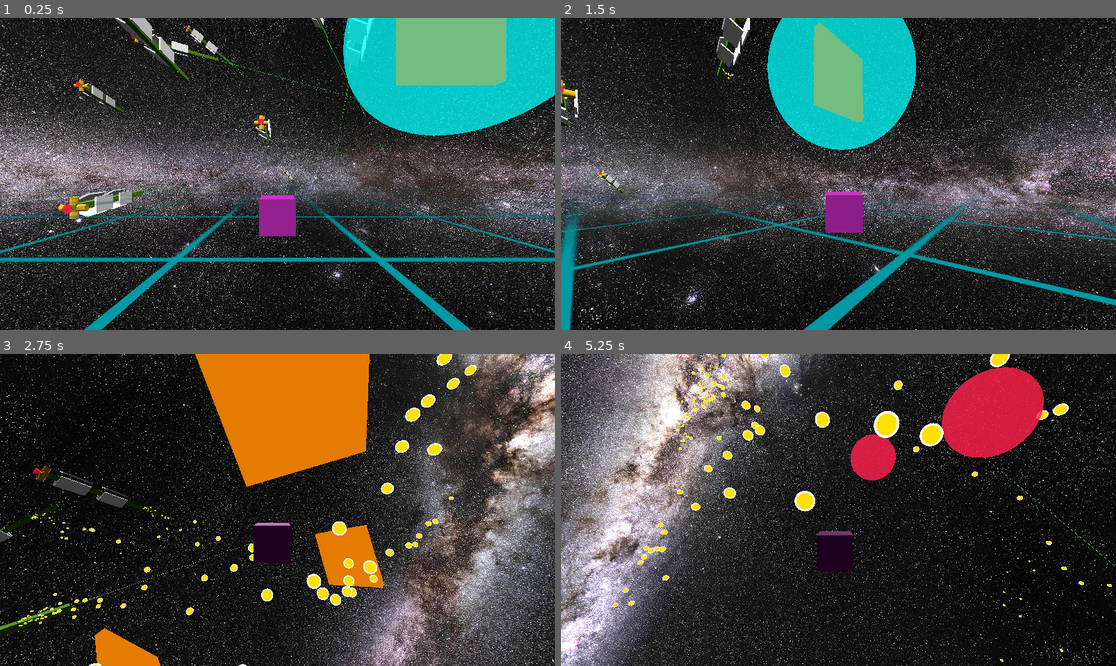
Above: before the commit, frames 1-4 (two rows, left to right).
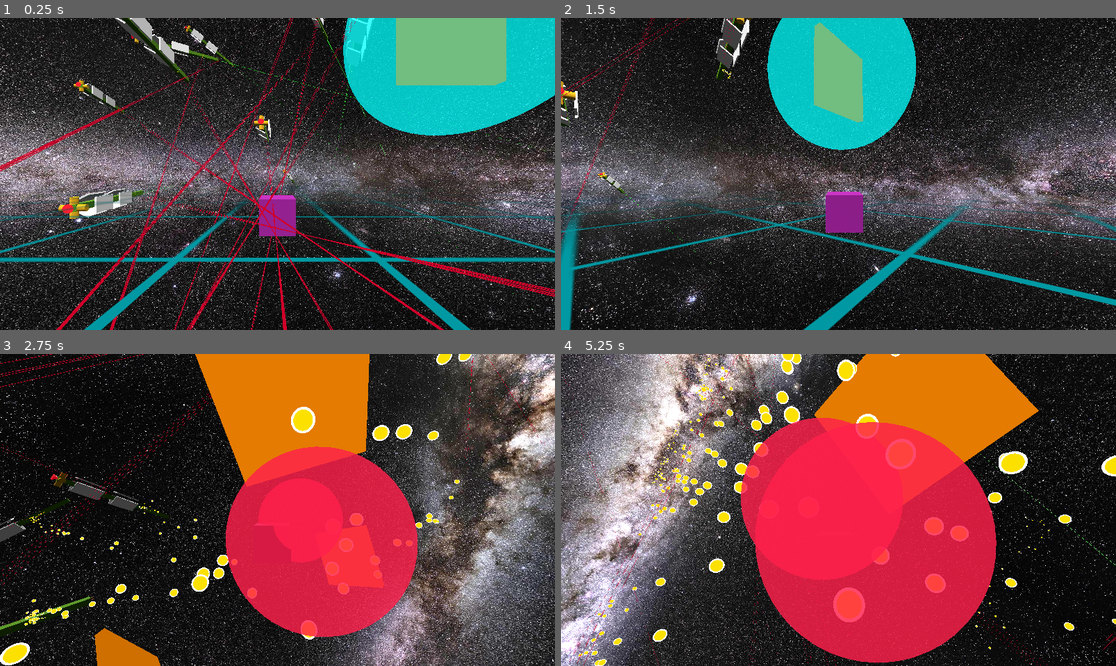
Above: after the commit, the same moments.

Repository: david-andrew/Aberration
Game: Godot game, scene res://world.tscn
Same seed, same stepped clock (60 frames per second), same inputs: the game is played once before the commit and once after it.
Inputs:
- Up to frame 1 (0.25 s): no input
- Up to frame 2 (1.5 s): hold Right (right) 0.53-1.28 s; hold A (a) 0.53-1.28 s; tap D (d) at 0.8, 1.35 s; hold Down (down) from 1.28 s (still down)
- Up to frame 3 (2.75 s): tap E (e) at 1.55 s; release Down (down) at 2.03 s; hold Right (right) from 2.03 s (still down); hold E (e) from 2.03 s (still down); tap Q (q) at 2.3 s
- Up to frame 4 (5.25 s): release Right (right) at 2.78 s; release E (e) at 2.78 s; hold Up (up) 2.78-3.53 s; tap Q (q) at 2.85 s; tap S (s) at 3.05 s; hold S (s) 3.53-4.28 s; hold Left (left) 3.53-5.03 s; tap W (w) at 3.8, 4.35 s; tap A (a) at 4.55 s; hold Down (down) from 5.03 s (still down); hold A (a) from 5.03 s (still down)

The runs differ from the first frame. In frame 1, 2.8% of the frame differs, in the area x 0-100%, y 0-100%; in frame 2, 0.5%; in frame 3, 20%; in frame 4, 41%.

Commit message:
made cannon target leading able to handle relative velocities between player and ships

Diff:
--- a/scenes/ThrustModule.gd
+++ b/scenes/ThrustModule.gd
@@ -4,7 +4,7 @@
 
 @export var TRANSLATION_STRENGTH:float = 500
 @export var ROTATION_STRENGTH:float = 2
-@export var THRUST_MULTIPLIER:float = 5
+@export var THRUST_STRENGTH:float = 2500
 
 var original_parent:RigidBody3D
 
@@ -26,4 +26,4 @@
 func thrust_forward(strength:float=1.0):
 	if get_parent() != original_parent:
 		return
-	original_parent.apply_central_force(strength * THRUST_MULTIPLIER * Vector3.FORWARD)
+	original_parent.apply_central_force(original_parent.basis *  Vector3.FORWARD * strength * THRUST_STRENGTH)
--- a/scenes/cannon_module.tscn
+++ b/scenes/cannon_module.tscn
@@ -55,6 +55,5 @@
 
 [node name="TargetSight" type="MeshInstance3D" parent="."]
 transform = Transform3D(1, 0, 0, 0, -4.37114e-08, -1, 0, 1, -4.37114e-08, 0, 0, -250)
-visible = false
 mesh = SubResource("CylinderMesh_kcksl")
 skeleton = NodePath("")
--- a/scripts/ShipCore.gd
+++ b/scripts/ShipCore.gd
@@ -29,10 +29,13 @@
 func _physics_process(delta):
 	if not is_instance_valid(player):
 		return
+
+	if not is_instance_valid(thrusters):
+		return
 	#thrusters.translate_towards(player.global_position)
 	#thrusters.point_towards(player.global_position)
-	#thrusters.thrust_forward(1.0)
-	apply_central_force(basis * Vector3.FORWARD * 1000)
+	thrusters.thrust_forward(1.0)
+	#apply_central_force(basis * Vector3.FORWARD * 1000)
 	pass
 
 
--- a/scripts/cannon_module.gd
+++ b/scripts/cannon_module.gd
@@ -65,7 +65,7 @@
 	target = best_target
 
 func score_target(target:RigidBody3D) -> float:
-	var expected_position = HelperFunctions.compute_expected_target_position(global_position, BULLET_INITIAL_SPEED, target.global_position, target.linear_velocity)
+	var expected_position = HelperFunctions.compute_expected_target_position(global_position, linear_velocity, BULLET_INITIAL_SPEED, target.global_position, target.linear_velocity)
 	var local_pos = original_transform * expected_position
 
 	if local_pos.dot(Vector3.FORWARD) < 0.25: #can't even point at this target
@@ -81,7 +81,7 @@
 	if not target:
 		return
 
-	var expected_position = HelperFunctions.compute_expected_target_position(global_position, BULLET_INITIAL_SPEED, target.global_position, target.linear_velocity)
+	var expected_position = HelperFunctions.compute_expected_target_position(global_position, linear_velocity, BULLET_INITIAL_SPEED, target.global_position, target.linear_velocity)
 	#look_at(target.global_position, Vector3.UP)
 	look_at(expected_position, Vector3.UP)
 
--- a/scripts/helper_functions.gd
+++ b/scripts/helper_functions.gd
@@ -1,20 +1,14 @@
 extends Node
 
-func compute_expected_target_position(source_pos: Vector3, shot_speed: float, target_pos:Vector3, target_vel:Vector3) -> Vector3:
+func compute_expected_target_position(source_pos: Vector3, source_vel: Vector3, shot_speed: float, target_pos:Vector3, target_vel:Vector3) -> Vector3:
 	#returns current target position if a solution cannot be calculated
 
 	var relative_pos = target_pos - source_pos
-
-	#DEBUG shorter not quite correct version
-	#var t = relative_pos.length() / shot_speed
-	#print('calculated t: ', t)
-	#return target_pos + target_vel * t
-
-
+	var relative_vel = target_vel - source_vel
 
 	#all values are relative to global. result will also be global
-	var A = target_vel.length_squared() - shot_speed*shot_speed
-	var B = 2*target_vel.dot(relative_pos)
+	var A = relative_vel.length_squared() - shot_speed*shot_speed
+	var B = 2*relative_vel.dot(relative_pos)
 	var C = relative_pos.length_squared()
 
 	var discriminant = B*B - 4*A*C
@@ -24,6 +18,8 @@
 
 	var t1 = (-B + sqrt(discriminant)) / (2*A)
 	var t2 = (-B - sqrt(discriminant)) / (2*A)
+	if t1 <= 0 and t2 <= 0:
+		return target_pos # no positive solution found
 	var t = max(t1,t2)
 
-	return target_pos + target_vel*t
+	return target_pos + relative_vel*t
